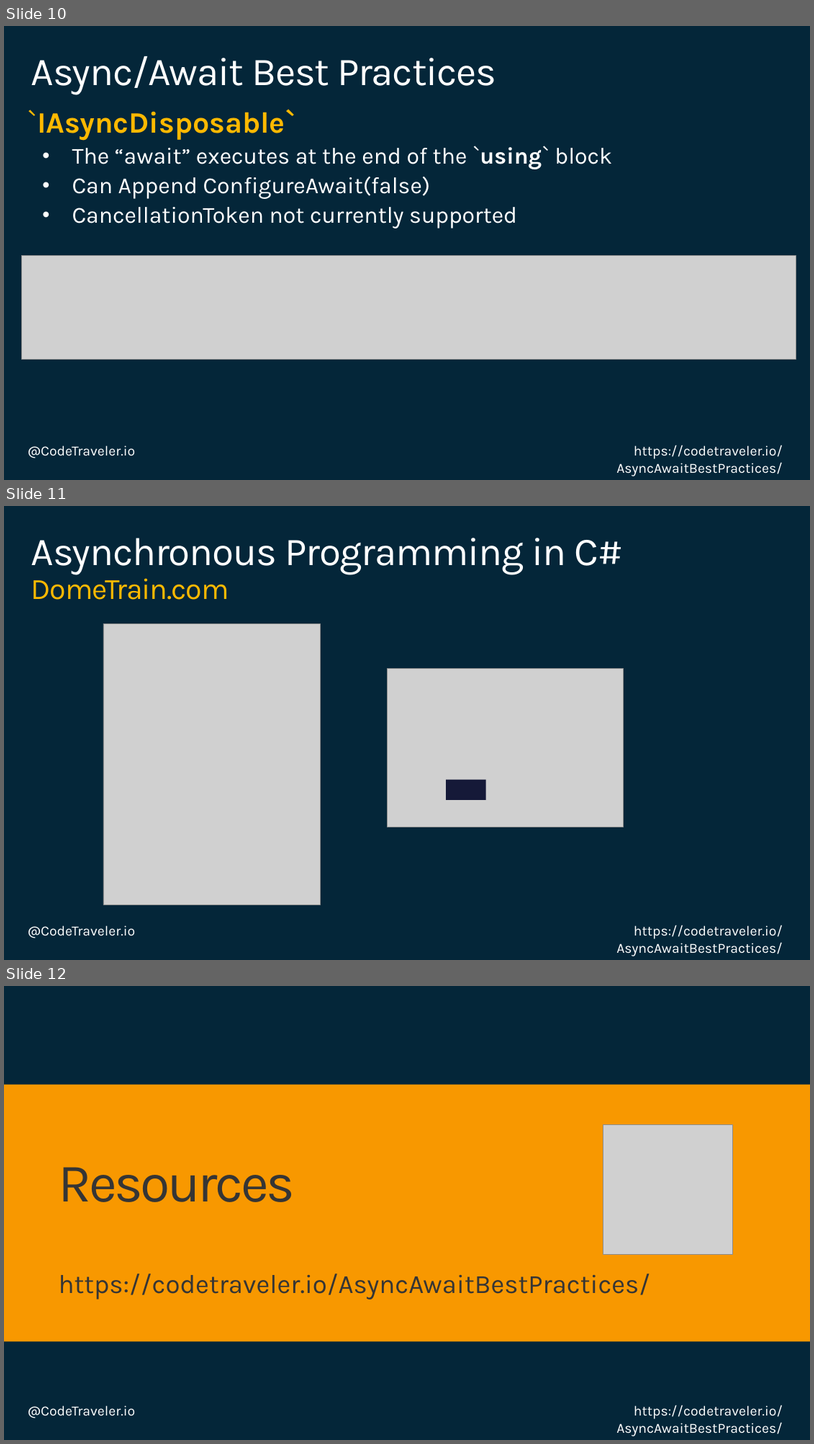
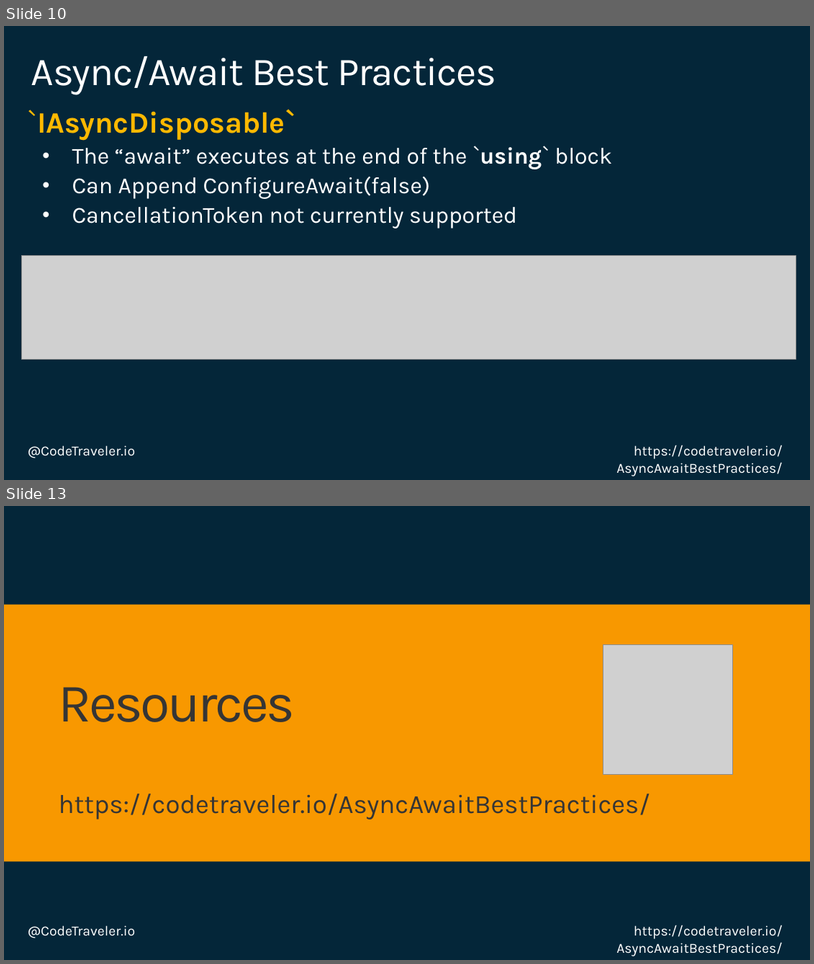
Before and after one commit to TheCodeTraveler/BecomeAnExpertWithAsyncAwait, a slide deck: 2. Correcting Common Async Await Mistakes/AsyncAwaitBestPractices.pptx. Shown one above the other, each under a label of ours: slides 10, 11 and 12 before the commit, slides 10 and 13 after it; the slides between them are not shown. The pictures are 814x1444 and 814x964 pixels, drawn with LibreOffice and Linux fonts; fonts in the diff are those of the drawing; grey boxes stand for pictures; background and template pictures are left out. Boxes give left, top, right and bottom in pixels: in the first picture for what was removed or moved away, otherwise in the second. Text is boxed around its words. In the diff, an @@ line names an element or a change of style, - is before the commit and + after.

```diff
--- a/2. Correcting Common Async Await Mistakes/AsyncAwaitBestPractices.pptx
+++ b/2. Correcting Common Async Await Mistakes/AsyncAwaitBestPractices.pptx
@@ slide 11 removed at (x1=4, y1=506, x2=810, y2=960), background #042639; not listed: 2 template elements that a slide beside it also shows @@
@@ title removed at (x1=31, y1=538, x2=623, y2=600) @@
-Asynchronous Programming in C#
-DomeTrain.com
@@ picture removed at (x1=103, y1=623, x2=321, y2=904) @@
@@ picture removed at (x1=388, y1=669, x2=624, y2=827) @@
@@ rectangle removed at (x1=446, y1=780, x2=486, y2=800) @@
@@ what was slide 12 is now slide 13 @@
```
Also in this commit, not shown: 2 slides added.
